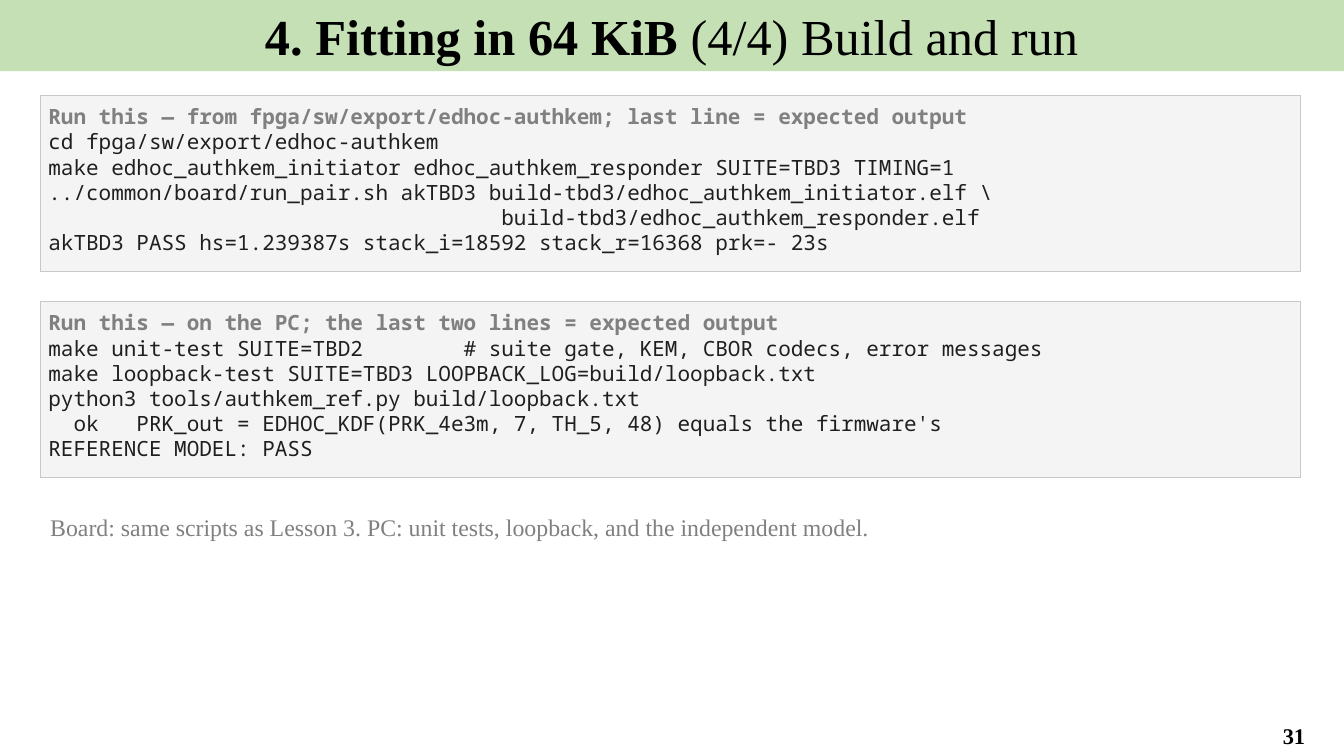
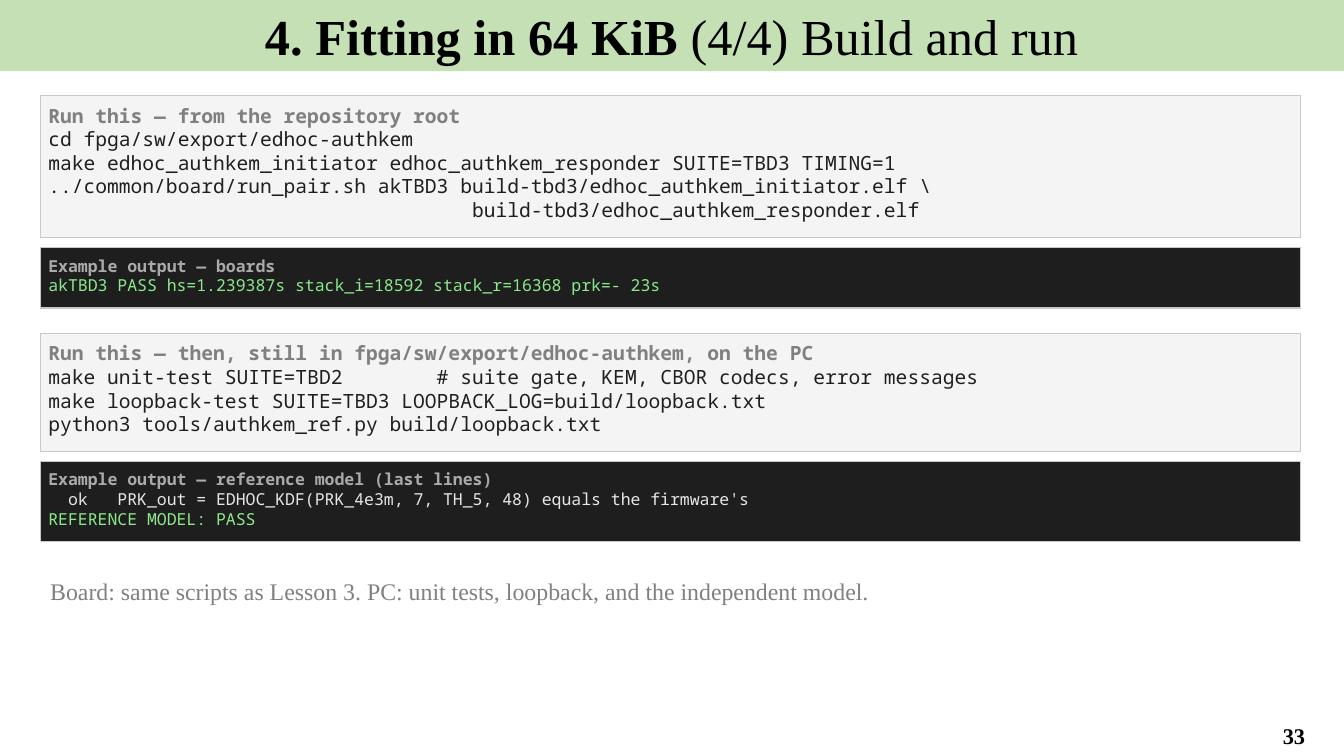
Before and after one commit to Khaiduy/chipyard-edhoc, a slide deck: slide 33 of fpga/sw/export/docs/slides/04_Post-quantum_EDHOC.pptx (slide 31 before the commit). Drawn at 1344x756 pixels with LibreOffice and Linux fonts; fonts in the diff are those of the drawing. Boxes give left, top, right and bottom in pixels: in the first picture for what was removed or moved away, otherwise in the second. Text is boxed around its words. In the diff, an @@ line names an element or a change of style, - is before the commit and + after.

Commit message:
fix: length-checked SD verify, whole-run stack line; slide review fixes

```diff
--- a/fpga/sw/export/docs/slides/04_Post-quantum_EDHOC.pptx
+++ b/fpga/sw/export/docs/slides/04_Post-quantum_EDHOC.pptx
@@ rectangle "Run this — from the ...": place and size @@
-rectangle "Run this — from the ..." at box(40, 96, 1301, 272)
+rectangle "Run this — from the ..." at box(40, 96, 1301, 238)
@@ text in rectangle at box(48, 108, 460, 128): text changed; size 15 to 14 pt @@
-Run this — from fpga/sw/export/edhoc-authkem; last line = expected output
+Run this — from the repository root
@@ text in rectangle at box(48, 131, 919, 222): size 15 to 14 pt in "cd fpga/sw/export/edhoc-authkem", "make edhoc_authkem_initiator edhoc_authkem_responder SUITE=T ...", "../common/board/run_pair.sh akTBD3 build-tbd3/edhoc_authkem_ ...", "build-tbd3/edhoc_authkem_responder.elf" @@
@@ text in rectangle at box(48, 234, 829, 255): paragraph removed @@
-akTBD3 PASS hs=1.239387s stack_i=18592 stack_r=16368 prk=- 23s
@@ rectangle added at box(40, 248, 1301, 309), fill #1E1E1E, outline #C8C8C8 0.75 pt, 11.8 pt, text #8BE98B @@
+Example output — boards
+akTBD3 PASS hs=1.239387s stack_i=18592 stack_r=16368 prk=- 23s
@@ rectangle "Run this — then, still ...": place and size @@
-rectangle "Run this — then, still ..." at box(40, 301, 1301, 478)
+rectangle "Run this — then, still ..." at box(40, 334, 1301, 452)
@@ text in rectangle at box(48, 345, 814, 365): text changed; size 15 to 14 pt @@
-Run this — on the PC; the last two lines = expected output
+Run this — then, still in fpga/sw/export/edhoc-authkem, on the PC
@@ text in rectangle at box(48, 369, 978, 436): size 15 to 14 pt in "make unit-test SUITE=TBD2 # suite gate, KEM, ...", "make loopback-test SUITE=TBD3 LOOPBACK_LOG=build/loopback.tx ...", "python3 tools/authkem_ref.py build/loopback.txt" @@
@@ text in rectangle at box(48, 415, 942, 456): paragraphs removed @@
-ok PRK_out = EDHOC_KDF(PRK_4e3m, 7, TH_5, 48) equals the firmware's
-REFERENCE MODEL: PASS
@@ rectangle added at box(40, 461, 1301, 541), fill #1E1E1E, outline #C8C8C8 0.75 pt, 11.8 pt, text #E6E6E6 @@
+Example output — reference model (last lines)
+ok PRK_out = EDHOC_KDF(PRK_4e3m, 7, TH_5, 48) equals the firmware's
+REFERENCE MODEL: PASS
@@ text "Board: same scripts as Lesson ...": place and size @@
-text "Board: same scripts as Lesson ..." at box(50, 519, 868, 541)
+text "Board: same scripts as Lesson ..." at box(50, 583, 868, 605)
@@ page number at box(1283, 729, 1305, 745): text changed @@
-31
+33
```
Also in this commit, not shown: 11 other slides changed, 2 slides added, 13 other files.
